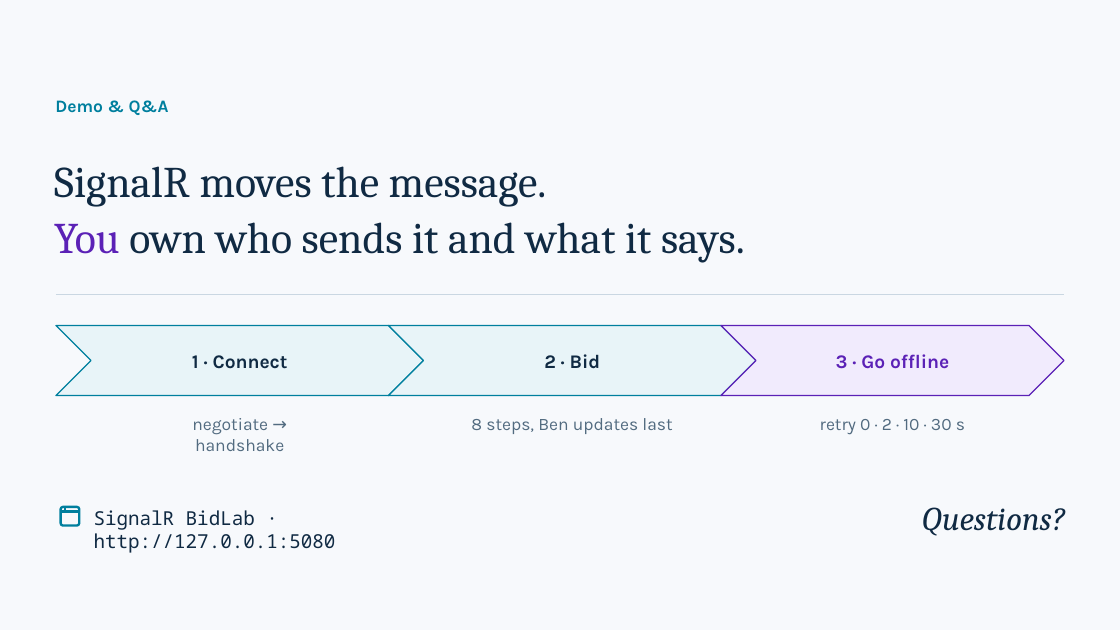
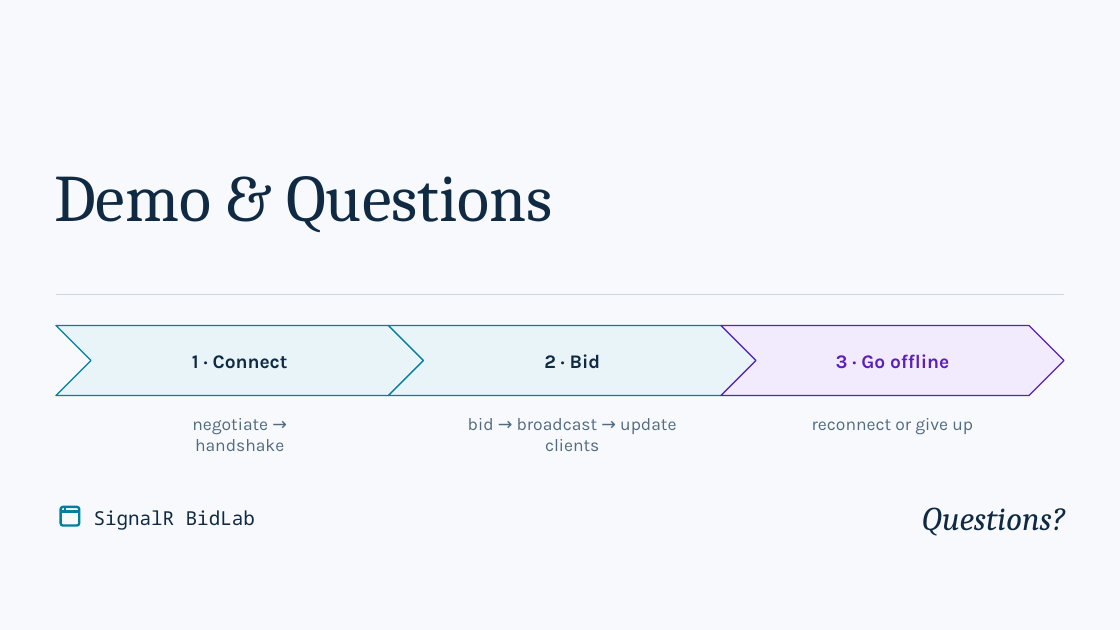
Before and after one commit to Daniiislo/TechSharing, a slide deck: slide 15 of SignalR/presentation/SignalR - More Than WebSocket.pptx. Drawn at 1120x630 pixels with LibreOffice and Linux fonts; fonts in the diff are those of the drawing. Boxes give left, top, right and bottom in pixels: in the first picture for what was removed or moved away, otherwise in the second. Text is boxed around its words. In the diff, an @@ line names an element or a change of style, - is before the commit and + after.

```diff
--- a/SignalR/presentation/SignalR - More Than WebSocket.pptx
+++ b/SignalR/presentation/SignalR - More Than WebSocket.pptx
@@ text removed at <box>55,100,169,115</box> @@
-Demo & Q&A
@@ text removed at <box>54,166,745,263</box> @@
-SignalR moves the message.
-You own who sends it and what it says.
@@ text added at <box>54,176,553,232</box>, 57 pt, text #102A43 @@
+Demo & Questions
@@ text added at <box>468,418,676,451</box>, 15 pt, text #526B80 @@
+bid → broadcast → update clients
@@ text removed at <box>471,418,672,434</box> @@
-8 steps, Ben updates last
@@ text at <box>812,418,973,435</box>: text changed @@
-retry 0 · 2 · 10 · 30 s
+reconnect or give up
@@ text removed at <box>94,510,336,553</box> @@
-SignalR BidLab · http://127.0.0.1:5080
```
Also in this commit, not shown: 12 other slides changed, 2 slides added, 2 slides removed, 38 other files.
